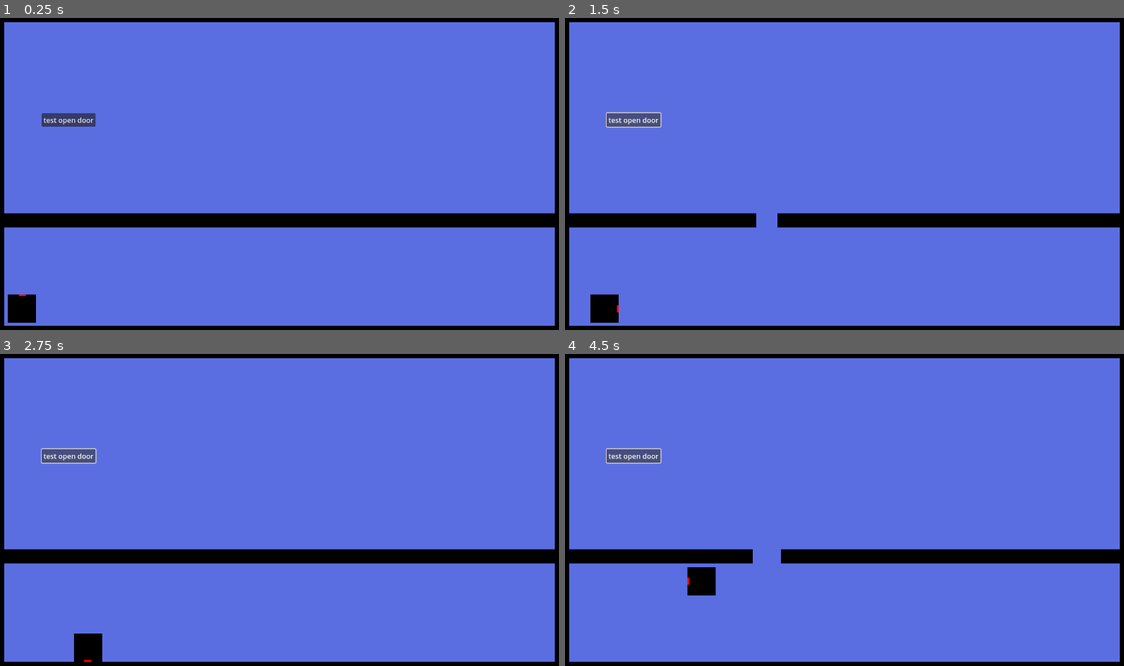
Above: before the commit, frames 1-4 (two rows, left to right).
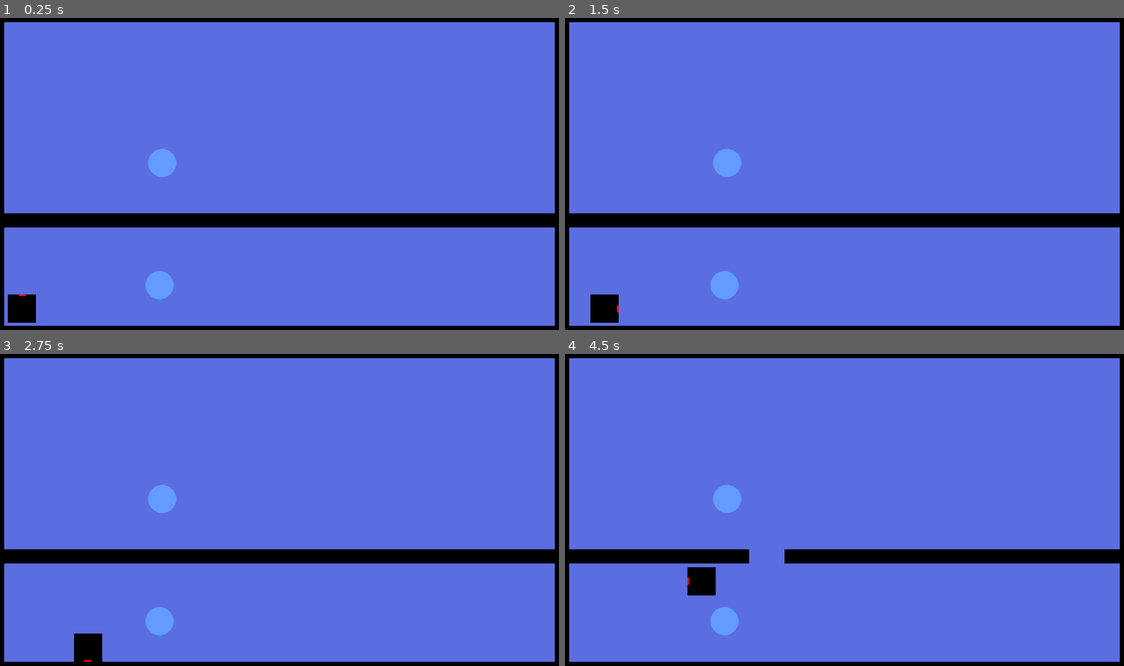
Above: after the commit, the same moments.

Repository: Jodios/brackeysgamejam2025
Game: Godot game, scene res://main.tscn
Same seed, same stepped clock (60 frames per second), same inputs: the game is played once before the commit and once after it.
Inputs (mouse positions are in pixels of both pictures, inside the frame that each line leads up to):
- Up to frame 1 (0.25 s): no input
- Up to frame 2 (1.5 s): click (632, 120) at 0.5 s, where only the run before the commit has a clickable "test open door"; tap Enter at 1.25 s; hold D (right) from 1.28 s (still down)
- Up to frame 3 (2.75 s): release D (right) at 2.03 s; hold S (down) from 2.03 s (still down)
- Up to frame 4 (4.5 s): tap Space at 2.75 s; release S (down) at 2.78 s; hold D (right) 2.78-3.53 s; hold W (up) 3.53-4.28 s; hold A (left) from 4.28 s (still down)

The runs differ from the first frame. In frame 1, 1.1% of the frame differs, in the area x 7-32%, y 30-91%; in frame 2, 1.4%, in the area x 7-39%, y 30-91%; in frame 3, 1.2%; in frame 4, 1.3%.

Commit message:
added more temp stuff

Diff:
--- a/character/character.tscn
+++ b/character/character.tscn
@@ -7,6 +7,7 @@
 size = Vector2(64, 64)
 
 [node name="Character" type="CharacterBody2D"]
+z_index = 1
 script = ExtResource("1_yf0e5")
 
 [node name="TemporaryTestPlayerSprite" type="Sprite2D" parent="."]
--- /dev/null
+++ b/environment/triggers/floorTrigger.tscn
@@ -0,0 +1,61 @@
+[gd_scene load_steps=7 format=3 uid="uid://cnea36sylfljp"]
+
+[ext_resource type="Script" uid="uid://v81efg3n2hsb" path="res://environment/triggers/floor_trigger.gd" id="1_xmdlv"]
+[ext_resource type="Texture2D" uid="uid://cx1byohkkfvnh" path="res://assets/environment/triggers/temporary-test-floor-button.png" id="2_mw22c"]
+
+[sub_resource type="Animation" id="Animation_xmdlv"]
+length = 0.001
+tracks/0/type = "value"
+tracks/0/imported = false
+tracks/0/enabled = true
+tracks/0/path = NodePath("Temporary-test-floor-button:frame")
+tracks/0/interp = 1
+tracks/0/loop_wrap = true
+tracks/0/keys = {
+"times": PackedFloat32Array(0),
+"transitions": PackedFloat32Array(1),
+"update": 1,
+"values": [0]
+}
+
+[sub_resource type="Animation" id="Animation_bodb1"]
+resource_name = "activate"
+length = 0.1
+tracks/0/type = "value"
+tracks/0/imported = false
+tracks/0/enabled = true
+tracks/0/path = NodePath("Temporary-test-floor-button:frame")
+tracks/0/interp = 1
+tracks/0/loop_wrap = true
+tracks/0/keys = {
+"times": PackedFloat32Array(0, 0.1),
+"transitions": PackedFloat32Array(1, 1),
+"update": 1,
+"values": [0, 1]
+}
+
+[sub_resource type="AnimationLibrary" id="AnimationLibrary_5qnqe"]
+_data = {
+&"RESET": SubResource("Animation_xmdlv"),
+&"activate": SubResource("Animation_bodb1")
+}
+
+[sub_resource type="CircleShape2D" id="CircleShape2D_xmdlv"]
+radius = 32.0156
+
+[node name="FloorTrigger" type="Node2D"]
+script = ExtResource("1_xmdlv")
+
+[node name="Temporary-test-floor-button" type="Sprite2D" parent="."]
+texture = ExtResource("2_mw22c")
+hframes = 2
+
+[node name="AnimationPlayer" type="AnimationPlayer" parent="."]
+libraries = {
+&"": SubResource("AnimationLibrary_5qnqe")
+}
+
+[node name="TriggerArea" type="Area2D" parent="."]
+
+[node name="CollisionShape2D" type="CollisionShape2D" parent="TriggerArea"]
+shape = SubResource("CircleShape2D_xmdlv")
--- /dev/null
+++ b/environment/triggers/floor_trigger.gd
@@ -0,0 +1,25 @@
+class_name FloorTrigger
+extends Node2D
+
+@export var target: Node2D
+@export var timeout: float = 1.0
+@onready var animation_player: AnimationPlayer = $AnimationPlayer
+@onready var trigger_area: Area2D = $TriggerArea
+
+func _ready():
+	trigger_area.body_entered.connect(on_body_entered)
+	trigger_area.body_exited.connect(on_body_exited)
+
+func on_body_entered(body: Node) -> void:
+	if body is Character:
+		if target.has_method("trigger"):
+			target.call("trigger")
+		animation_player.play("activate")
+
+func on_body_exited(body: Node) -> void:
+	if body is Character:
+		get_tree().create_timer(timeout).timeout.connect(func():
+			if target.has_method("trigger"):
+				target.call("trigger")
+		)
+		animation_player.play_backwards("activate")
--- a/environment/walls/wall.gd
+++ b/environment/walls/wall.gd
@@ -13,13 +13,10 @@
 
 var is_open: bool = false
 
-signal open
-
 func _ready() -> void:
 	# I know this can get messy but it's fine
 	# for game jam
 	if wall_type == WallType.OPENING:
-		open.connect(on_open)
 		solid_wall.process_mode = Node.PROCESS_MODE_DISABLED
 		solid_wall.visible = false
 		opening_wall.visible = true
@@ -34,3 +31,7 @@
 		animation_player.play("open")
 	else:
 		animation_player.play_backwards("open")
+
+func trigger() -> void:
+	if wall_type == WallType.OPENING:
+		on_open()
--- a/environment/walls/wall.tscn
+++ b/environment/walls/wall.tscn
@@ -12,70 +12,6 @@
 
 [sub_resource type="RectangleShape2D" id="RectangleShape2D_qu27d"]
 size = Vector2(64, 32)
-
-[sub_resource type="Animation" id="Animation_er747"]
-resource_name = "open"
-length = 0.45
-tracks/0/type = "value"
-tracks/0/imported = false
-tracks/0/enabled = true
-tracks/0/path = NodePath("OpeningWall/TemporaryTestOpeningWalls:frame")
-tracks/0/interp = 1
-tracks/0/loop_wrap = true
-tracks/0/keys = {
-"times": PackedFloat32Array(0, 0.1, 0.2, 0.3, 0.4),
-"transitions": PackedFloat32Array(1, 1, 1, 1, 1),
-"update": 1,
-"values": [0, 1, 2, 3, 4]
-}
-tracks/1/type = "value"
-tracks/1/imported = false
-tracks/1/enabled = true
-tracks/1/path = NodePath("OpeningWall/CollisionShape2D:position")
-tracks/1/interp = 1
-tracks/1/loop_wrap = true
-tracks/1/keys = {
-"times": PackedFloat32Array(0, 0.1, 0.2, 0.3, 0.4),
-"transitions": PackedFloat32Array(1, 1, 1, 1, 1),
-"update": 1,
-"values": [Vector2(32, 0), Vector2(40, 0), Vector2(48, 0), Vector2(56, 0), Vector2(64, 0)]
-}
-tracks/2/type = "value"
-tracks/2/imported = false
-tracks/2/enabled = true
-tracks/2/path = NodePath("OpeningWall/CollisionShape2D2:position")
-tracks/2/interp = 1
-tracks/2/loop_wrap = true
-tracks/2/keys = {
-"times": PackedFloat32Array(0, 0.1, 0.2, 0.3, 0.4),
-"transitions": PackedFloat32Array(1, 1, 1, 1, 1),
-"update": 1,
-"values": [Vector2(-32, 0), Vector2(-40, 0), Vector2(-48, 0), Vector2(-56, 0), Vector2(-64, 0)]
-}
-tracks/3/type = "value"
-tracks/3/imported = false
-tracks/3/enabled = true
-tracks/3/path = NodePath("OpeningWall/CollisionShape2D:disabled")
-tracks/3/interp = 1
-tracks/3/loop_wrap = true
-tracks/3/keys = {
-"times": PackedFloat32Array(0, 0.4),
-"transitions": PackedFloat32Array(1, 1),
-"update": 1,
-"values": [false, true]
-}
-tracks/4/type = "value"
-tracks/4/imported = false
-tracks/4/enabled = true
-tracks/4/path = NodePath("OpeningWall/CollisionShape2D2:disabled")
-tracks/4/interp = 1
-tracks/4/loop_wrap = true
-tracks/4/keys = {
-"times": PackedFloat32Array(0, 0.4),
-"transitions": PackedFloat32Array(1, 1),
-"update": 1,
-"values": [false, true]
-}
 
 [sub_resource type="Animation" id="Animation_3unh0"]
 length = 0.001
@@ -140,6 +76,70 @@
 "values": [false]
 }
 
+[sub_resource type="Animation" id="Animation_er747"]
+resource_name = "open"
+length = 0.5
+tracks/0/type = "value"
+tracks/0/imported = false
+tracks/0/enabled = true
+tracks/0/path = NodePath("OpeningWall/TemporaryTestOpeningWalls:frame")
+tracks/0/interp = 1
+tracks/0/loop_wrap = true
+tracks/0/keys = {
+"times": PackedFloat32Array(0, 0.1, 0.2, 0.3, 0.4, 0.5),
+"transitions": PackedFloat32Array(1, 1, 1, 1, 1, 1),
+"update": 1,
+"values": [0, 1, 2, 3, 4, 5]
+}
+tracks/1/type = "value"
+tracks/1/imported = false
+tracks/1/enabled = true
+tracks/1/path = NodePath("OpeningWall/CollisionShape2D:position")
+tracks/1/interp = 1
+tracks/1/loop_wrap = true
+tracks/1/keys = {
+"times": PackedFloat32Array(0, 0.1, 0.2, 0.3, 0.4, 0.5),
+"transitions": PackedFloat32Array(1, 1, 1, 1, 1, 1),
+"update": 1,
+"values": [Vector2(32, 0), Vector2(40, 0), Vector2(48, 0), Vector2(56, 0), Vector2(64, 0), Vector2(72, 0)]
+}
+tracks/2/type = "value"
+tracks/2/imported = false
+tracks/2/enabled = true
+tracks/2/path = NodePath("OpeningWall/CollisionShape2D2:position")
+tracks/2/interp = 1
+tracks/2/loop_wrap = true
+tracks/2/keys = {
+"times": PackedFloat32Array(0, 0.1, 0.2, 0.3, 0.4, 0.5),
+"transitions": PackedFloat32Array(1, 1, 1, 1, 1, 1),
+"update": 1,
+"values": [Vector2(-32, 0), Vector2(-40, 0), Vector2(-48, 0), Vector2(-56, 0), Vector2(-64, 0), Vector2(-72, 0)]
+}
+tracks/3/type = "value"
+tracks/3/imported = false
+tracks/3/enabled = false
+tracks/3/path = NodePath("OpeningWall/CollisionShape2D:disabled")
+tracks/3/interp = 1
+tracks/3/loop_wrap = true
+tracks/3/keys = {
+"times": PackedFloat32Array(0, 0.5),
+"transitions": PackedFloat32Array(1, 1),
+"update": 1,
+"values": [false, true]
+}
+tracks/4/type = "value"
+tracks/4/imported = false
+tracks/4/enabled = false
+tracks/4/path = NodePath("OpeningWall/CollisionShape2D2:disabled")
+tracks/4/interp = 1
+tracks/4/loop_wrap = true
+tracks/4/keys = {
+"times": PackedFloat32Array(0, 0.5),
+"transitions": PackedFloat32Array(1, 1),
+"update": 1,
+"values": [false, true]
+}
+
 [sub_resource type="AnimationLibrary" id="AnimationLibrary_noj5u"]
 _data = {
 &"RESET": SubResource("Animation_3unh0"),
@@ -159,11 +159,10 @@
 shape = SubResource("RectangleShape2D_noj5u")
 
 [node name="OpeningWall" type="StaticBody2D" parent="."]
-visible = false
 
 [node name="TemporaryTestOpeningWalls" type="Sprite2D" parent="OpeningWall"]
 texture = ExtResource("3_3unh0")
-hframes = 5
+hframes = 6
 
 [node name="CollisionShape2D" type="CollisionShape2D" parent="OpeningWall"]
 position = Vector2(32, 0)
--- a/globals/scenes.gd
+++ b/globals/scenes.gd
@@ -4,3 +4,4 @@
 const Level1 = "res://levels/level1.tscn"
 const CharacterScene = "res://character/character.tscn"
 const Wall = "res://environment/walls/wall.tscn"
+const FloorTriggerScene = "res://environment/triggers/floorTrigger.tscn"
--- a/levels/level.gd
+++ b/levels/level.gd
@@ -1,16 +1,10 @@
 class_name Level
 extends Node2D
 
-@onready var button: Button = $Button
 @onready var walls: Node2D = $Walls
 var open_walls: Array[WallClass] = []
 
 func _ready() -> void:
-	button.pressed.connect(on_button_pressed)
 	for child in walls.get_children():
 		if child is WallClass && child.wall_type == WallClass.WallType.OPENING:
 			open_walls.append(child)
-
-func on_button_pressed() -> void:
-	for wall in open_walls:
-		wall.open.emit()
--- a/levels/level1.tscn
+++ b/levels/level1.tscn
@@ -1,9 +1,10 @@
-[gd_scene load_steps=5 format=4 uid="uid://68ju02lfiusm"]
+[gd_scene load_steps=6 format=4 uid="uid://68ju02lfiusm"]
 
 [ext_resource type="PackedScene" uid="uid://rixrlir5sext" path="res://character/character.tscn" id="1_sjb42"]
 [ext_resource type="Script" uid="uid://1jayclh0aa72" path="res://levels/level.gd" id="1_ua5ty"]
 [ext_resource type="TileSet" uid="uid://bqdg084htvnvj" path="res://assets/tilesets/temporary_testing_tileset.tres" id="2_pdtm5"]
 [ext_resource type="PackedScene" uid="uid://bjopjiq7qu46o" path="res://environment/walls/wall.tscn" id="3_b3oru"]
+[ext_resource type="PackedScene" uid="uid://cnea36sylfljp" path="res://environment/triggers/floorTrigger.tscn" id="5_61w3m"]
 
 [node name="Level1" type="Node2D"]
 script = ExtResource("1_ua5ty")
@@ -48,9 +49,10 @@
 [node name="Wall10" parent="Walls" instance=ExtResource("3_b3oru")]
 position = Vector2(1200, 465)
 
-[node name="Button" type="Button" parent="."]
-offset_left = 101.0
-offset_top = 222.0
-offset_right = 223.0
-offset_bottom = 253.0
-text = "test open door"
+[node name="FloorTrigger" parent="." node_paths=PackedStringArray("target") instance=ExtResource("5_61w3m")]
+position = Vector2(368, 612)
+target = NodePath("../Walls/Wall4")
+
+[node name="FloorTrigger2" parent="." node_paths=PackedStringArray("target") instance=ExtResource("5_61w3m")]
+position = Vector2(374, 335)
+target = NodePath("../Walls/Wall4")
Binary file added: assets/environment/triggers/temporary-test-floor-button.aseprite
Binary file added: assets/environment/triggers/temporary-test-floor-button.png
Not shown, added: assets/environment/triggers/temporary-test-floor-button.png.import
Binary file changed: assets/environment/walls/temporary_test_opening_walls.aseprite
Binary file changed: assets/environment/walls/temporary_test_opening_walls.png
Binary file added: assets/walls/temporary_test_walls.aseprite
Not shown, added: environment/triggers/floor_trigger.gd.uid
